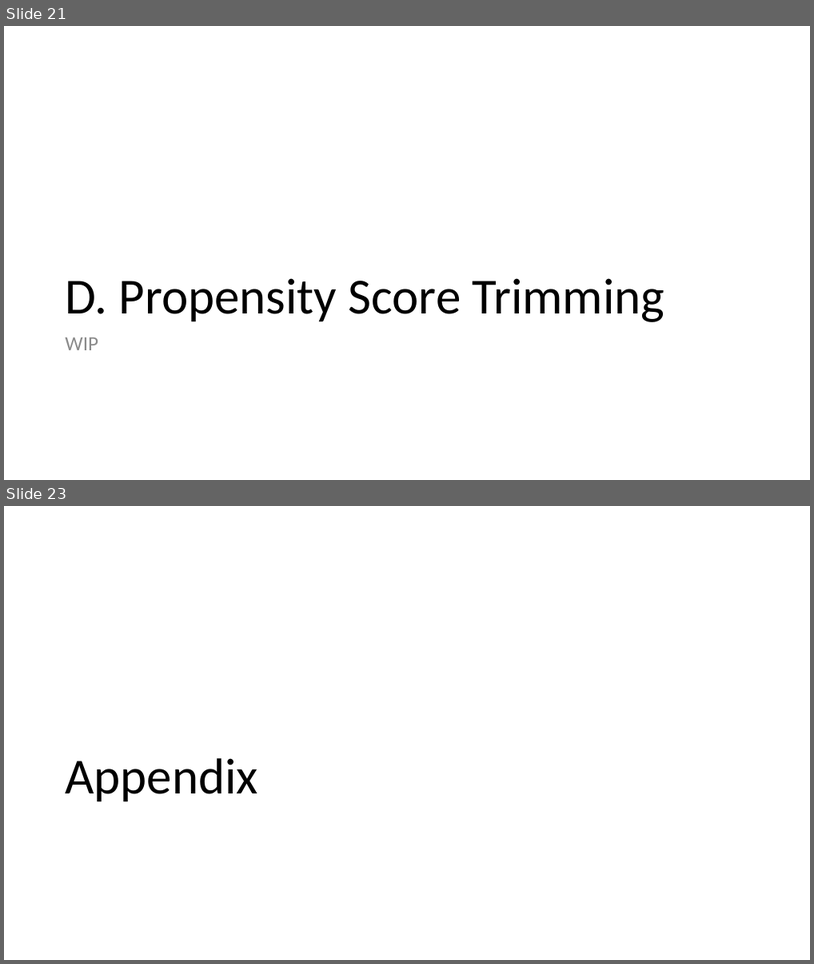
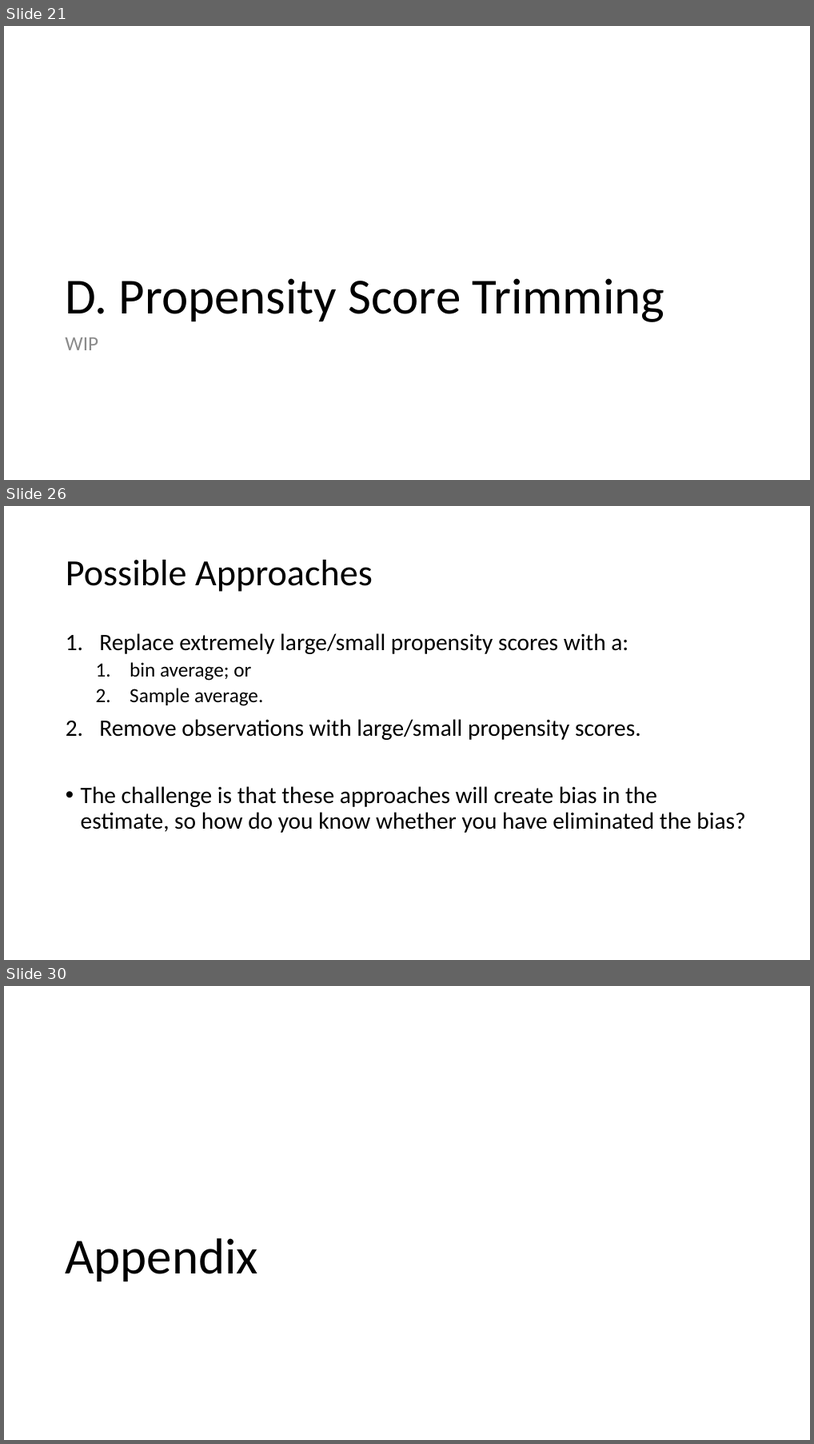
Before and after one commit to shoepaladin/causalinference_crashcourse, a slide deck: Powerpoints/4 Best Practices (WIP).pptx. Shown one above the other, each under a label of ours: slides 21 and 23 before the commit, slides 21, 26 and 30 after it; the slides between them are not shown. The pictures are 814x964 and 814x1444 pixels, drawn with LibreOffice and Linux fonts; fonts in the diff are those of the drawing. Boxes give left, top, right and bottom in pixels: in the first picture for what was removed or moved away, otherwise in the second. Text is boxed around its words. In the diff, an @@ line names an element or a change of style, - is before the commit and + after.

```diff
--- a/Powerpoints/4 Best Practices (WIP).pptx
+++ b/Powerpoints/4 Best Practices (WIP).pptx
@@ slide 26 added at (x1=4, y1=506, x2=810, y2=960), background #FFFFFF @@
@@ title added at (x1=66, y1=560, x2=373, y2=592), 44 pt, text #000000 @@
+Possible Approaches
@@ text added at (x1=81, y1=633, x2=746, y2=832), 28 pt, text #000000 @@
+1. Replace extremely large/small propensity scores with a:
+  1. bin average; or
+  2. Sample average.
+2. Remove observations with large/small propensity scores.
+• The challenge is that these approaches will create bias in the estimate, so how do you know whether you have eliminated the bias?
@@ what was slide 23 is now slide 30 @@
```
Also in this commit, not shown: 7 other slides added, 8 other files.
